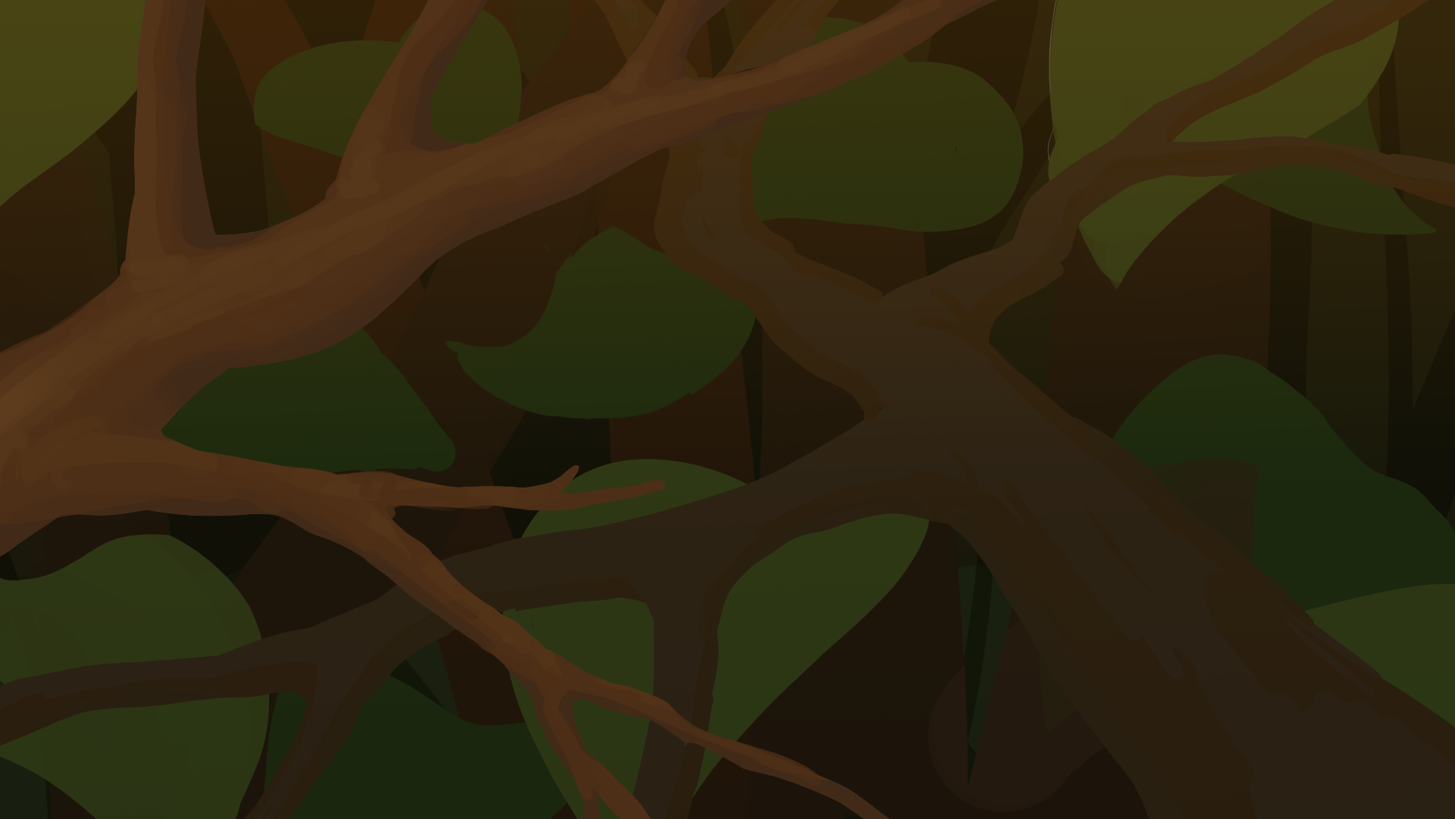
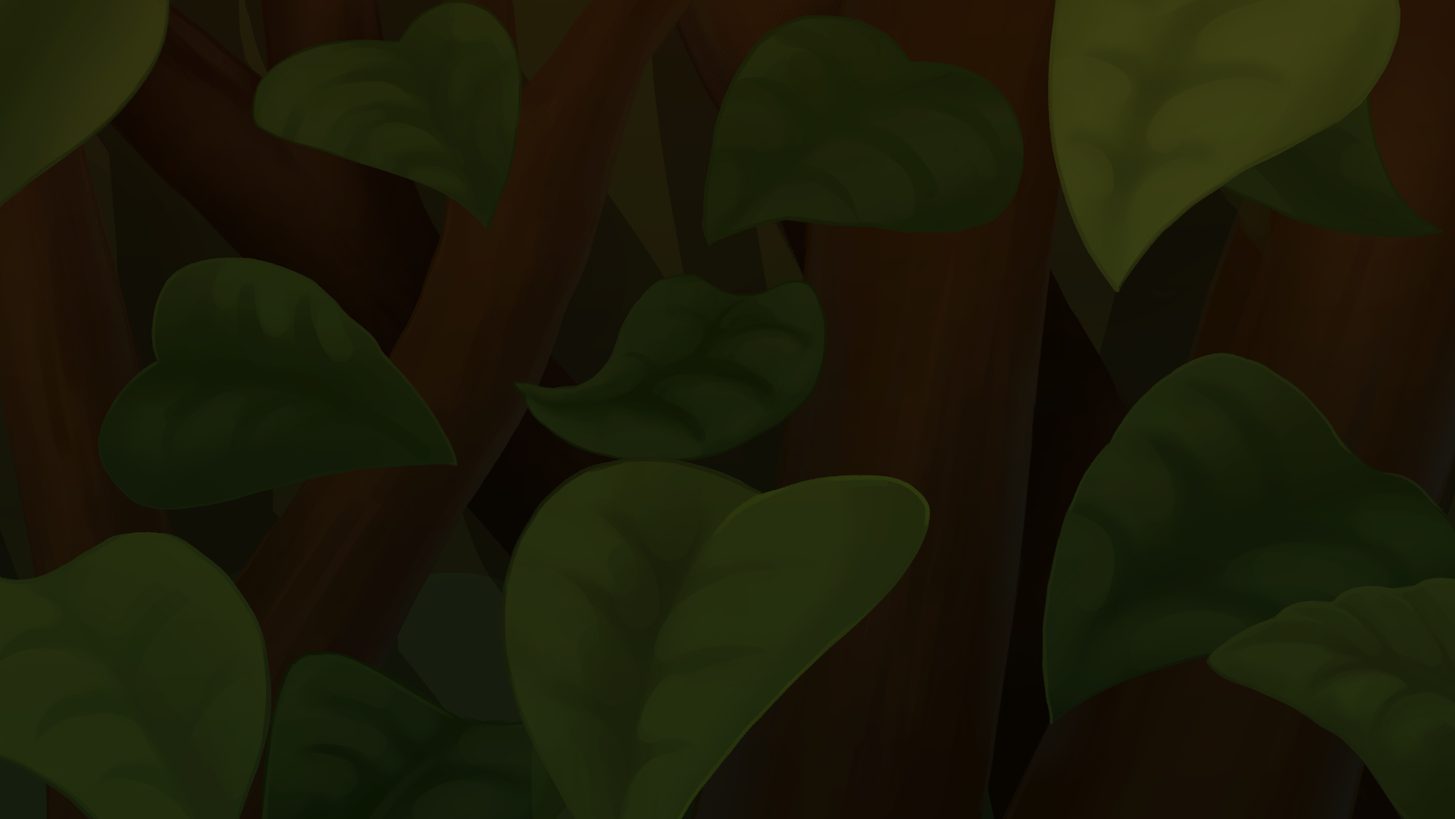
Layered file, before and after one edit (1455px x 819px). Changes by layer:
hid "Слой 10", painted on it over [0, 0, 1365, 819]
hid "Слой 4", painted on it over [0, 0, 1455, 819]
"Слой 15": opacity 20% → 29% over [0, 0, 1455, 819]
"Слой 6": opacity 15% → 30%, blend hard light → soft light, moved it above "Слой 14" over [0, 0, 1455, 819]
painted on "Слой 14" over [0, 0, 1455, 819]
added layer "Слой 16" (overlay, 22%) above "Слой 13" over [0, 0, 1455, 819]
painted on "Слой 13" over [0, 0, 1455, 819]
painted on "Слой 11" over [0, 0, 1455, 819]
painted on "Слой 12" over [0, 0, 1407, 819]
painted on "Слой 2" over [0, 0, 1455, 599]
